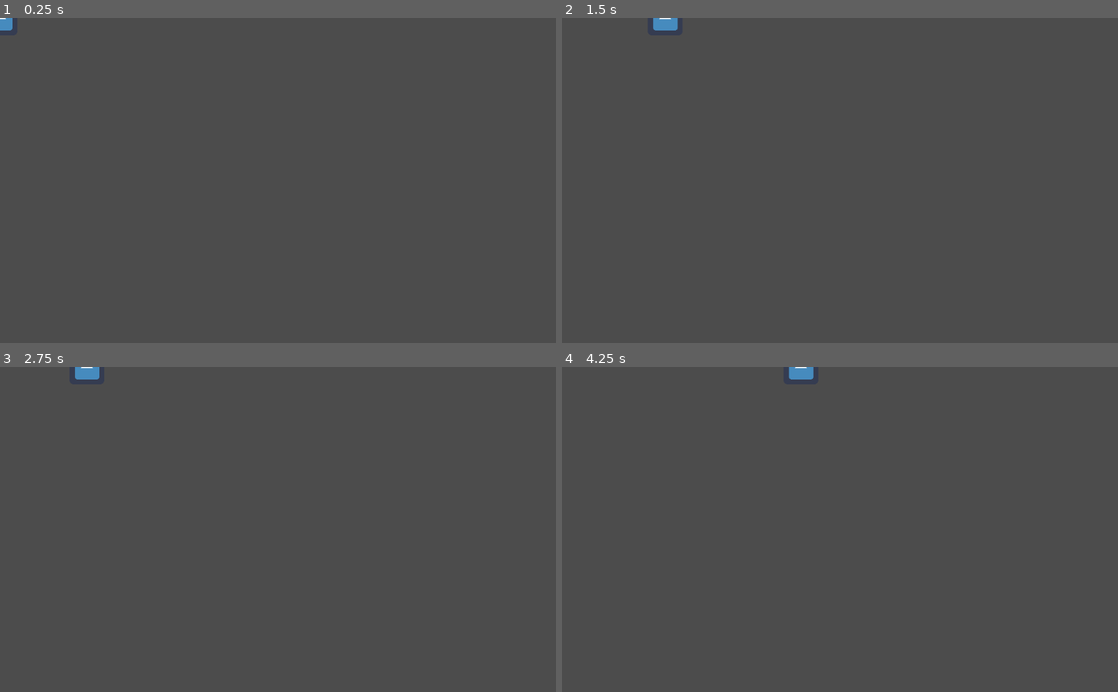
Above: before the commit, frames 1-4 (two rows, left to right).
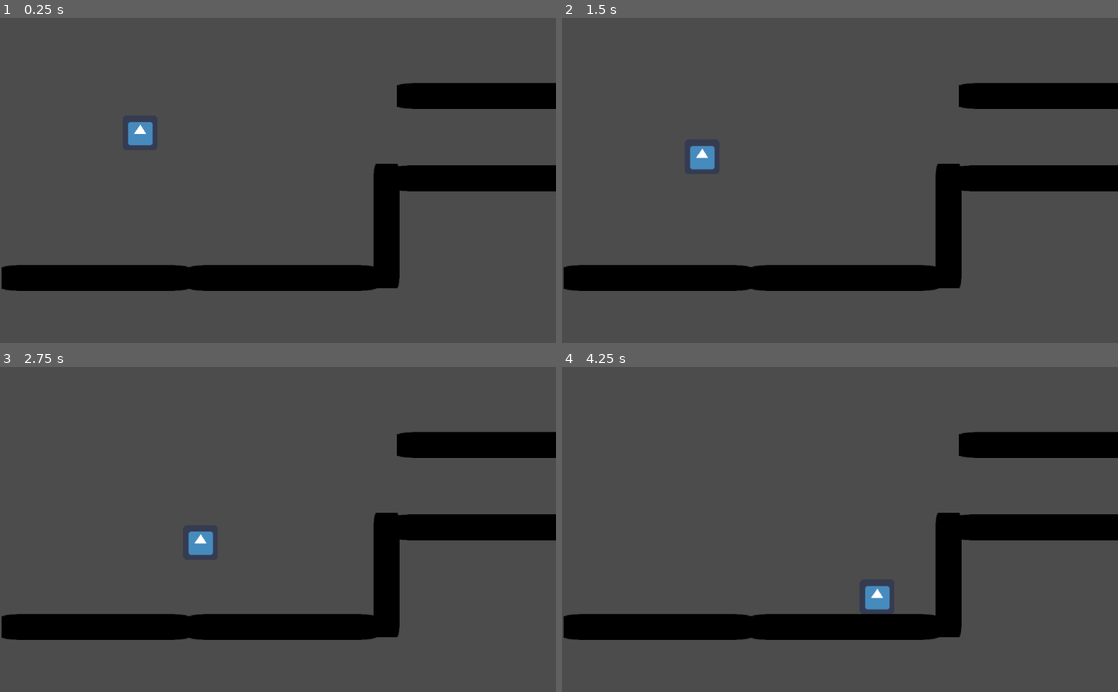
Above: after the commit, the same moments.

Repository: Project-Movement/Project-Movement
Game: Godot game, scene res://Scenes/PlayerTest.tscn
Same seed, same stepped clock (60 frames per second), same inputs: the game is played once before the commit and once after it. Before the commit the project starts from res://Node2D.tscn. The engine's default icon, where the game draws it, is replaced by a stand-in: a white triangle on a blue panel in a dark square.
Inputs:
- Up to frame 1 (0.25 s): no input
- Up to frame 2 (1.5 s): hold Space (jump, bound only after the commit) 0.53-1.28 s; hold D (right) from 0.53 s (still down); tap Space (jump, bound only after the commit) at 1.35 s
- Up to frame 3 (2.75 s): tap Space (jump, bound only after the commit) at 1.52, 1.82 s; release D (right) at 2.03 s; hold A (left) from 2.03 s (still down); hold Space (jump, bound only after the commit) from 2.03 s (still down)
- Up to frame 4 (4.25 s): release A (left) at 2.78 s; release Space (jump, bound only after the commit) at 2.78 s; hold D (right) from 2.78 s (still down); tap Space (jump, bound only after the commit) at 2.85, 3.02, 3.32 s; hold Space (jump, bound only after the commit) from 3.53 s (still down)

The runs differ from the first frame. In frame 1, 12% of the frame differs, in the area x 0-100%, y 0-84%; in frame 2, 12%; in frame 3, 12%; in frame 4, 12%.

Commit message:
implement basic source-style movement + (not source style) double jump

Diff:
--- a/PlayerController.gd
+++ /dev/null
@@ -1,21 +0,0 @@
-extends KinematicBody2D
-
-export (int) var speed = 200
-
-var velocity = Vector2()
-
-func get_input():
-	velocity = Vector2()
-	if Input.is_action_pressed("right"):
-		velocity.x += 1
-	if Input.is_action_pressed("left"):
-		velocity.x -= 1
-	if Input.is_action_pressed("down"):
-		velocity.y += 1
-	if Input.is_action_pressed("up"):
-		velocity.y -= 1
-	velocity = velocity.normalized() * speed
-
-func _physics_process(delta):
-	get_input()
-	velocity = move_and_slide(velocity)
--- /dev/null
+++ b/Scenes/Ground.tscn
@@ -0,0 +1,20 @@
+[gd_scene load_steps=3 format=2]
+
+[ext_resource path="res://icon.png" type="Texture" id=1]
+
+[sub_resource type="RectangleShape2D" id=1]
+
+[node name="Node2D" type="Node2D"]
+scale = Vector2( 2, 2 )
+
+[node name="StaticBody2D" type="StaticBody2D" parent="."]
+scale = Vector2( 2, 2 )
+
+[node name="CollisionShape2D" type="CollisionShape2D" parent="StaticBody2D"]
+scale = Vector2( 2, 2 )
+shape = SubResource( 1 )
+
+[node name="Sprite" type="Sprite" parent="StaticBody2D"]
+modulate = Color( 0, 0, 0, 1 )
+scale = Vector2( 0.625861, 0.625355 )
+texture = ExtResource( 1 )
--- a/Node2D.tscn
+++ b/Scenes/Player.tscn
@@ -1,17 +1,18 @@
 [gd_scene load_steps=4 format=2]
 
-[ext_resource path="res://icon.png" type="Texture" id=1]
-[ext_resource path="res://PlayerController.gd" type="Script" id=2]
+[ext_resource path="res://Scripts/PlayerController.gd" type="Script" id=1]
+[ext_resource path="res://icon.png" type="Texture" id=2]
 
 [sub_resource type="RectangleShape2D" id=1]
 
-[node name="Node2D" type="Node2D"]
+[node name="Player" type="Node2D"]
+position = Vector2( 2, -5 )
 
 [node name="KinematicBody2D" type="KinematicBody2D" parent="."]
-script = ExtResource( 2 )
+script = ExtResource( 1 )
 
 [node name="Sprite" type="Sprite" parent="KinematicBody2D"]
-texture = ExtResource( 1 )
+texture = ExtResource( 2 )
 
 [node name="CollisionShape2D" type="CollisionShape2D" parent="KinematicBody2D"]
 scale = Vector2( 3.143, 3.143 )
--- /dev/null
+++ b/Scenes/PlayerTest.tscn
@@ -0,0 +1,30 @@
+[gd_scene load_steps=3 format=2]
+
+[ext_resource path="res://Scenes/Player.tscn" type="PackedScene" id=1]
+[ext_resource path="res://Scenes/Ground.tscn" type="PackedScene" id=2]
+
+[node name="TestScene" type="Node2D"]
+
+[node name="Player" parent="." instance=ExtResource( 1 )]
+position = Vector2( 258, 187 )
+
+[node name="Node2D2" parent="." instance=ExtResource( 2 )]
+position = Vector2( 520, 480 )
+scale = Vector2( 4.32, 0.599998 )
+
+[node name="Node2D5" parent="." instance=ExtResource( 2 )]
+position = Vector2( 896, 296 )
+scale = Vector2( 4.32, 0.599998 )
+
+[node name="Node2D6" parent="." instance=ExtResource( 2 )]
+position = Vector2( 904, 144 )
+scale = Vector2( 4.32, 0.599998 )
+
+[node name="Node2D4" parent="." instance=ExtResource( 2 )]
+position = Vector2( 712, 384 )
+rotation = 1.57079
+scale = Vector2( 2.88, 0.599998 )
+
+[node name="Node2D3" parent="." instance=ExtResource( 2 )]
+position = Vector2( 176, 480 )
+scale = Vector2( 4.32, 0.599998 )
--- /dev/null
+++ b/Scripts/PlayerController.gd
@@ -0,0 +1,53 @@
+extends KinematicBody2D
+
+#export (int) var speed = 200
+export var h_accel = 2000
+export var ground_friction = 900
+export var max_grounded_speed = 300
+export var gravity = 750
+export var jump_vel = 400
+
+var constant_forces = { "gravity": Vector2(0, gravity) }
+var velocity = Vector2()
+var has_double_jump: bool = true
+#var last_jump_time: int = Time.get_ticks_msec()
+#var jump_deadtime: int = 200
+
+
+func player_move(delta):
+	var direction = velocity.normalized()
+	var grounded = is_on_floor()
+	if grounded:
+		has_double_jump = true
+		if Input.is_action_pressed("right"):
+			velocity.x += h_accel * delta
+		if Input.is_action_pressed("left"):
+			velocity.x -= h_accel * delta
+
+		# apply grounded friction - force opposite direction of motion
+		if velocity.x > 0:
+			velocity.x = max(0, velocity.x + -ground_friction * delta)
+			velocity.x = min(max_grounded_speed, velocity.x)
+		if velocity.x < 0:
+			velocity.x = min(0, velocity.x + ground_friction * delta)
+			velocity.x = max(-max_grounded_speed, velocity.x)
+
+#	if Input.is_action_pressed("jump") and Time.get_ticks_msec() - last_jump_time > jump_deadtime:
+	if Input.is_action_just_pressed("jump"):
+#		print("jump press")
+		print("has double jump: " + str(has_double_jump))
+		if grounded or has_double_jump:
+			velocity.y = -jump_vel
+
+		has_double_jump = false if not grounded else true
+
+
+func apply_constant_forces(delta):
+	for val in constant_forces.values():
+		velocity += val * delta
+
+
+func _physics_process(delta):
+	apply_constant_forces(delta)
+	player_move(delta)
+	velocity = move_and_slide(velocity, Vector2.UP)
--- a/project.godot
+++ b/project.godot
@@ -11,7 +11,7 @@
 [application]
 
 config/name="ProjectMovement"
-run/main_scene="res://Node2D.tscn"
+run/main_scene="res://Scenes/PlayerTest.tscn"
 config/icon="res://icon.png"
 
 [gui]
@@ -23,21 +23,30 @@
 left={
 "deadzone": 0.5,
 "events": [ Object(InputEventKey,"resource_local_to_scene":false,"resource_name":"","device":0,"alt":false,"shift":false,"control":false,"meta":false,"command":false,"pressed":false,"scancode":65,"physical_scancode":0,"unicode":0,"echo":false,"script":null)
+, Object(InputEventKey,"resource_local_to_scene":false,"resource_name":"","device":0,"alt":false,"shift":false,"control":false,"meta":false,"command":false,"pressed":false,"scancode":16777231,"physical_scancode":0,"unicode":0,"echo":false,"script":null)
  ]
 }
 right={
 "deadzone": 0.5,
 "events": [ Object(InputEventKey,"resource_local_to_scene":false,"resource_name":"","device":0,"alt":false,"shift":false,"control":false,"meta":false,"command":false,"pressed":false,"scancode":68,"physical_scancode":0,"unicode":0,"echo":false,"script":null)
+, Object(InputEventKey,"resource_local_to_scene":false,"resource_name":"","device":0,"alt":false,"shift":false,"control":false,"meta":false,"command":false,"pressed":false,"scancode":16777233,"physical_scancode":0,"unicode":0,"echo":false,"script":null)
  ]
 }
 up={
 "deadzone": 0.5,
 "events": [ Object(InputEventKey,"resource_local_to_scene":false,"resource_name":"","device":0,"alt":false,"shift":false,"control":false,"meta":false,"command":false,"pressed":false,"scancode":87,"physical_scancode":0,"unicode":0,"echo":false,"script":null)
+, Object(InputEventKey,"resource_local_to_scene":false,"resource_name":"","device":0,"alt":false,"shift":false,"control":false,"meta":false,"command":false,"pressed":false,"scancode":16777232,"physical_scancode":0,"unicode":0,"echo":false,"script":null)
  ]
 }
 down={
 "deadzone": 0.5,
 "events": [ Object(InputEventKey,"resource_local_to_scene":false,"resource_name":"","device":0,"alt":false,"shift":false,"control":false,"meta":false,"command":false,"pressed":false,"scancode":83,"physical_scancode":0,"unicode":0,"echo":false,"script":null)
+, Object(InputEventKey,"resource_local_to_scene":false,"resource_name":"","device":0,"alt":false,"shift":false,"control":false,"meta":false,"command":false,"pressed":false,"scancode":16777234,"physical_scancode":0,"unicode":0,"echo":false,"script":null)
+ ]
+}
+jump={
+"deadzone": 0.5,
+"events": [ Object(InputEventKey,"resource_local_to_scene":false,"resource_name":"","device":0,"alt":false,"shift":false,"control":false,"meta":false,"command":false,"pressed":false,"scancode":32,"physical_scancode":0,"unicode":0,"echo":false,"script":null)
  ]
 }
 
